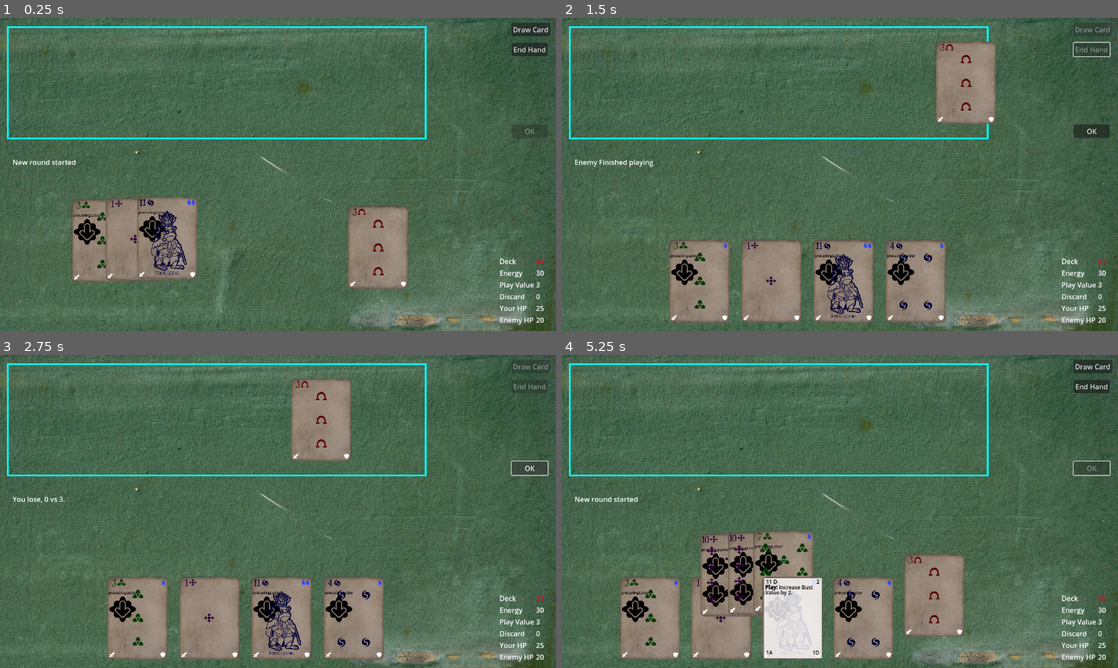
Above: before the commit, frames 1-4 (two rows, left to right).
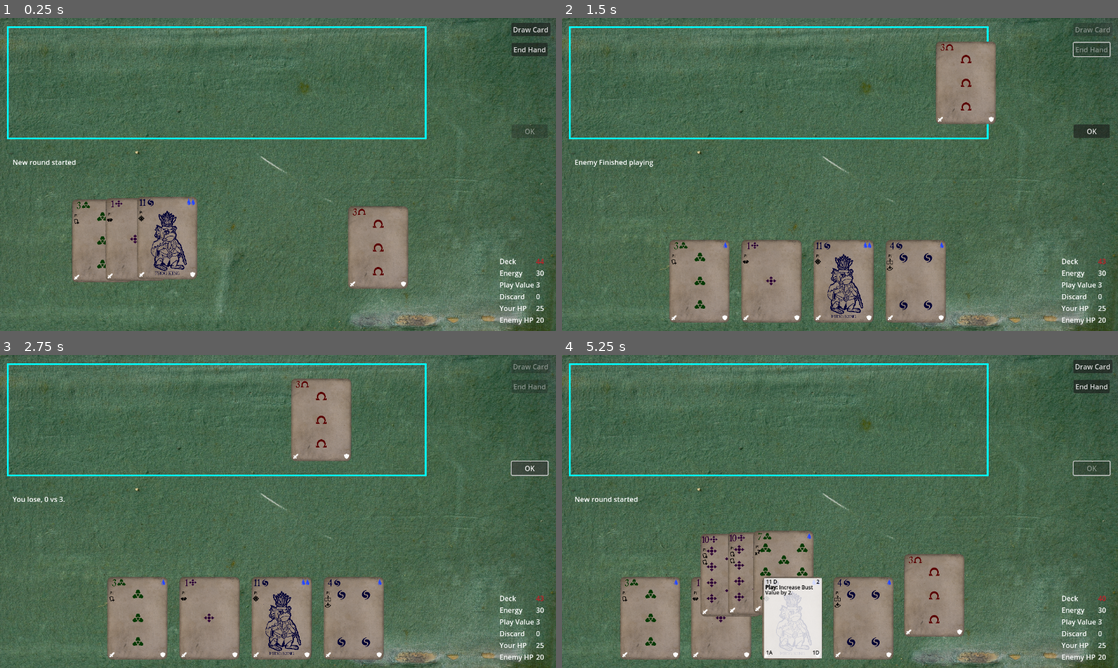
Above: after the commit, the same moments.

Repository: TicklesTheBrain/CardBuilder
Game: Godot game, scene res://game.tscn
Same seed, same stepped clock (60 frames per second), same inputs: the game is played once before the commit and once after it.
Inputs (mouse positions are in pixels of both pictures, inside the frame that each line leads up to):
- Up to frame 1 (0.25 s): no input
- Up to frame 2 (1.5 s): click "Draw Card" at 0.5 s; click "End Hand" at 1.25 s
- Up to frame 3 (2.75 s): click "OK" at 2 s
- Up to frame 4 (5.25 s): click "OK" at 2.75 s; click "OK" at 3.5 s; drag from (701, 617) to (845, 617) at 4.27 s; tap Enter at 5 s; drag from (773, 617) to (917, 617) at 5.02 s

The runs differ from the first frame. In frame 1, 0.5% of the frame differs, in the area x 13-30%, y 61-73%; in frame 2, 0.8%; in frame 3, 0.8%; in frame 4, 1.8%, in the area x 10-54%, y 60-86%.

Commit message:
Added symbols to test cards, bugfixing

Diff:
--- a/cardEffects/cardEffect.gd
+++ b/cardEffects/cardEffect.gd
@@ -10,7 +10,7 @@
 @export var followUpEffects: Array[CardEffect] = []
 @export var includeFollowUpText: bool = false
 @export var subjectActor: GameStateContext.ActorType
-@export var effectSymbols: Array[EffectDisplayProperties.SymbolFlags]
+@export var symbols: Array[EffectDisplayProperties.SymbolFlags]
 
 func trigger(ctxt: GameStateContext):
 	#print('trigger launched', conditionals)
--- a/cardImageMaker.tscn
+++ b/cardImageMaker.tscn
@@ -1,7 +1,176 @@
-[gd_scene load_steps=3 format=3 uid="uid://ceyxukwff6y10"]
+[gd_scene load_steps=52 format=3 uid="uid://ceyxukwff6y10"]
 
 [ext_resource type="Script" path="res://cardImageMaker.gd" id="1_r40yl"]
+[ext_resource type="Script" path="res://cardInterfaceStuff/effectDisplayProperties.gd" id="3_i6w47"]
+[ext_resource type="Texture2D" uid="uid://dvdq4uywgjh4d" path="res://assets/cardInfoSymbols/conditionSym.png" id="3_lkrpv"]
+[ext_resource type="Texture2D" uid="uid://ctdinche2d6ok" path="res://assets/cardInfoSymbols/bustDownSym.png" id="4_b8b5a"]
+[ext_resource type="Texture2D" uid="uid://fyapjh5oi8us" path="res://assets/cardInfoSymbols/bustUpSym.png" id="5_dphs8"]
+[ext_resource type="Texture2D" uid="uid://1q1uce8mi2o8" path="res://assets/cardInfoSymbols/cardAddSym.png" id="6_20j2r"]
+[ext_resource type="Texture2D" uid="uid://djmopo04klui4" path="res://assets/cardInfoSymbols/cardDestroySym.png" id="7_36tcq"]
 [ext_resource type="PackedScene" uid="uid://c4t3gpgrn0fx3" path="res://cardImageTemplate.tscn" id="7_ndxtj"]
+[ext_resource type="Texture2D" uid="uid://b8q2qy7mxflcj" path="res://assets/cardInfoSymbols/cardDiscardSym.png" id="8_gjqwc"]
+[ext_resource type="Texture2D" uid="uid://cilwu14rk48nx" path="res://assets/cardInfoSymbols/cardDrawSym.png" id="9_nimp8"]
+[ext_resource type="Texture2D" uid="uid://ba0pkhx7d82ga" path="res://assets/cardInfoSymbols/createCardSym.png" id="10_56m5i"]
+[ext_resource type="Texture2D" uid="uid://oa16klgs2oa0" path="res://assets/cardInfoSymbols/discardSelfSym.png" id="11_ko6wj"]
+[ext_resource type="Texture2D" uid="uid://lt622qw2hgq4" path="res://assets/cardInfoSymbols/graftSym.png" id="12_2lyh2"]
+[ext_resource type="Texture2D" uid="uid://bdk735xcafq66" path="res://assets/cardInfoSymbols/manaMinusSym.png" id="13_ffxc4"]
+[ext_resource type="Texture2D" uid="uid://3xvot07h2s1b" path="res://assets/cardInfoSymbols/manaPlusSym.png" id="14_v3y2s"]
+[ext_resource type="Texture2D" uid="uid://vnkfewfkbqkc" path="res://assets/cardInfoSymbols/multiManaMinusSym.png" id="15_xg3wv"]
+[ext_resource type="Texture2D" uid="uid://dvfxh6adgm4ud" path="res://assets/cardInfoSymbols/multiManaPlusSym.png" id="16_hjnxq"]
+[ext_resource type="Texture2D" uid="uid://bn3virg4d6oip" path="res://assets/cardInfoSymbols/shieldUpSym.png" id="17_yckrr"]
+[ext_resource type="Texture2D" uid="uid://dgxe505tsdsyl" path="res://assets/cardInfoSymbols/shieldDownSym.png" id="18_vhxqw"]
+[ext_resource type="Texture2D" uid="uid://cvxr13aiv3xw6" path="res://assets/cardInfoSymbols/multiShieldSym.png" id="19_f7rn3"]
+[ext_resource type="Texture2D" uid="uid://dg0s7aahhlav6" path="res://assets/cardInfoSymbols/swordUpSym.png" id="20_b4p57"]
+[ext_resource type="Texture2D" uid="uid://coqs5xchy0834" path="res://assets/cardInfoSymbols/swordDownSym.png" id="21_qddec"]
+[ext_resource type="Texture2D" uid="uid://rrnjxbu4mjj5" path="res://assets/cardInfoSymbols/multiSwordSym.png" id="22_48ty7"]
+[ext_resource type="Texture2D" uid="uid://0phbw3dey6cw" path="res://assets/cardInfoSymbols/xUpSym.png" id="23_co0cm"]
+[ext_resource type="Texture2D" uid="uid://c3fdci3uqpuvr" path="res://assets/cardInfoSymbols/xDownSym.png" id="24_5gaie"]
+[ext_resource type="Texture2D" uid="uid://dubjgun2j3bsb" path="res://assets/cardInfoSymbols/xUnknownSym.png" id="25_uc2yd"]
+[ext_resource type="Texture2D" uid="uid://d0y3xgdyqggy8" path="res://assets/cardInfoSymbols/modifierSym.png" id="26_bbus4"]
+
+[sub_resource type="Resource" id="Resource_si11j"]
+script = ExtResource("3_i6w47")
+cardEffectSymbolFlag = 0
+identifier = ""
+texture = ExtResource("4_b8b5a")
+
+[sub_resource type="Resource" id="Resource_23cca"]
+script = ExtResource("3_i6w47")
+cardEffectSymbolFlag = 1
+identifier = ""
+texture = ExtResource("5_dphs8")
+
+[sub_resource type="Resource" id="Resource_hp68o"]
+script = ExtResource("3_i6w47")
+cardEffectSymbolFlag = 2
+identifier = ""
+texture = ExtResource("6_20j2r")
+
+[sub_resource type="Resource" id="Resource_qhiwk"]
+script = ExtResource("3_i6w47")
+cardEffectSymbolFlag = 3
+identifier = ""
+texture = ExtResource("7_36tcq")
+
+[sub_resource type="Resource" id="Resource_2yugf"]
+script = ExtResource("3_i6w47")
+cardEffectSymbolFlag = 4
+identifier = ""
+texture = ExtResource("8_gjqwc")
+
+[sub_resource type="Resource" id="Resource_3q57m"]
+script = ExtResource("3_i6w47")
+cardEffectSymbolFlag = 5
+identifier = ""
+texture = ExtResource("9_nimp8")
+
+[sub_resource type="Resource" id="Resource_okoi8"]
+script = ExtResource("3_i6w47")
+cardEffectSymbolFlag = 6
+identifier = ""
+texture = ExtResource("10_56m5i")
+
+[sub_resource type="Resource" id="Resource_f2dl7"]
+script = ExtResource("3_i6w47")
+cardEffectSymbolFlag = 7
+identifier = ""
+texture = ExtResource("11_ko6wj")
+
+[sub_resource type="Resource" id="Resource_qjv0l"]
+script = ExtResource("3_i6w47")
+cardEffectSymbolFlag = 8
+identifier = ""
+texture = ExtResource("12_2lyh2")
+
+[sub_resource type="Resource" id="Resource_8mg32"]
+script = ExtResource("3_i6w47")
+cardEffectSymbolFlag = 9
+identifier = ""
+texture = ExtResource("13_ffxc4")
+
+[sub_resource type="Resource" id="Resource_5ru8q"]
+script = ExtResource("3_i6w47")
+cardEffectSymbolFlag = 10
+identifier = ""
+texture = ExtResource("14_v3y2s")
+
+[sub_resource type="Resource" id="Resource_ge3rs"]
+script = ExtResource("3_i6w47")
+cardEffectSymbolFlag = 11
+identifier = ""
+texture = ExtResource("15_xg3wv")
+
+[sub_resource type="Resource" id="Resource_85sy8"]
+script = ExtResource("3_i6w47")
+cardEffectSymbolFlag = 12
+identifier = ""
+texture = ExtResource("16_hjnxq")
+
+[sub_resource type="Resource" id="Resource_rfcp4"]
+script = ExtResource("3_i6w47")
+cardEffectSymbolFlag = 13
+identifier = ""
+texture = ExtResource("17_yckrr")
+
+[sub_resource type="Resource" id="Resource_w5ssd"]
+script = ExtResource("3_i6w47")
+cardEffectSymbolFlag = 14
+identifier = ""
+texture = ExtResource("18_vhxqw")
+
+[sub_resource type="Resource" id="Resource_3stci"]
+script = ExtResource("3_i6w47")
+cardEffectSymbolFlag = 18
+identifier = ""
+texture = ExtResource("19_f7rn3")
+
+[sub_resource type="Resource" id="Resource_6cg1p"]
+script = ExtResource("3_i6w47")
+cardEffectSymbolFlag = 16
+identifier = ""
+texture = ExtResource("20_b4p57")
+
+[sub_resource type="Resource" id="Resource_4kcd4"]
+script = ExtResource("3_i6w47")
+cardEffectSymbolFlag = 17
+identifier = ""
+texture = ExtResource("21_qddec")
+
+[sub_resource type="Resource" id="Resource_u8jst"]
+script = ExtResource("3_i6w47")
+cardEffectSymbolFlag = 18
+identifier = ""
+texture = ExtResource("22_48ty7")
+
+[sub_resource type="Resource" id="Resource_7cvb4"]
+script = ExtResource("3_i6w47")
+cardEffectSymbolFlag = 19
+identifier = ""
+texture = ExtResource("23_co0cm")
+
+[sub_resource type="Resource" id="Resource_8fe4m"]
+script = ExtResource("3_i6w47")
+cardEffectSymbolFlag = 20
+identifier = ""
+texture = ExtResource("24_5gaie")
+
+[sub_resource type="Resource" id="Resource_n4tox"]
+script = ExtResource("3_i6w47")
+cardEffectSymbolFlag = 21
+identifier = ""
+texture = ExtResource("25_uc2yd")
+
+[sub_resource type="Resource" id="Resource_otds3"]
+script = ExtResource("3_i6w47")
+cardEffectSymbolFlag = 22
+identifier = ""
+texture = ExtResource("26_bbus4")
+
+[sub_resource type="Resource" id="Resource_h8um3"]
+script = ExtResource("3_i6w47")
+cardEffectSymbolFlag = 23
+identifier = ""
+texture = ExtResource("3_lkrpv")
 
 [node name="CardImageMaker" type="Node2D"]
 script = ExtResource("1_r40yl")
@@ -10,3 +179,5 @@
 metadata/_edit_vertical_guides_ = [-249.0]
 
 [node name="SubViewport" parent="." instance=ExtResource("7_ndxtj")]
+cardEffectSymbolReference = Array[ExtResource("3_i6w47")]([SubResource("Resource_si11j"), SubResource("Resource_23cca"), SubResource("Resource_hp68o"), SubResource("Resource_qhiwk"), SubResource("Resource_2yugf"), SubResource("Resource_3q57m"), SubResource("Resource_okoi8"), SubResource("Resource_f2dl7"), SubResource("Resource_qjv0l"), SubResource("Resource_8mg32"), SubResource("Resource_5ru8q"), SubResource("Resource_ge3rs"), SubResource("Resource_85sy8"), SubResource("Resource_rfcp4"), SubResource("Resource_w5ssd"), SubResource("Resource_3stci"), SubResource("Resource_6cg1p"), SubResource("Resource_4kcd4"), SubResource("Resource_u8jst"), SubResource("Resource_7cvb4"), SubResource("Resource_8fe4m"), SubResource("Resource_n4tox"), SubResource("Resource_otds3"), SubResource("Resource_h8um3")])
+playConditionSymbol = ExtResource("3_lkrpv")
--- a/cardImageTemplate.gd
+++ b/cardImageTemplate.gd
@@ -24,22 +24,28 @@
 
 var columnNodes = []
 
+func symbolArrayReduce(acc, source):
+	var a = []
+	a.append_array(acc)
+	a.append_array(source.symbols)
+	return a
+
 func setup(cardData: CardData):
 
 	if cardData.playConditionals.size() > 0:
 		columnNodes.push_back(addSymbol(playConditionSymbol))
 
-	addSymbols(cardData.value.modifiers.map(func(m): return m.modifierName), cardEffectSymbolReference)
-	addSymbols(cardData.cost.modifiers.map(func(m): return m.modifierName), cardEffectSymbolReference)
-	addSymbols(cardData.attack.modifiers.map(func(m): return m.modifierName), cardEffectSymbolReference)
-	addSymbols(cardData.defence.modifiers.map(func(m): return m.modifierName), cardEffectSymbolReference)
-	addSymbols(cardData.startMatchEffects.map(func(m): return m.effectName), cardEffectSymbolReference, "S:")
-	addSymbols(cardData.drawEffects.map(func(m): return m.effectName), cardEffectSymbolReference, "D:")
-	addSymbols(cardData.onPlayEffects.map(func(m): return m.effectName), cardEffectSymbolReference, "P:")
-	addSymbols(cardData.onWinEffects.map(func(m): return m.effectName), cardEffectSymbolReference, "W:")
-	addSymbols(cardData.onLoseEffects.map(func(m): return m.effectName), cardEffectSymbolReference, "L:")
-	addSymbols(cardData.onBustEffects.map(func(m): return m.effectName), cardEffectSymbolReference, "B:")
-	addSymbols(cardData.endRoundEffects.map(func(m): return m.effectName), cardEffectSymbolReference, "E:")
+	addSymbols(cardData.value.modifiers.reduce(symbolArrayReduce, []), cardEffectSymbolReference)
+	addSymbols(cardData.cost.modifiers.reduce(symbolArrayReduce, []), cardEffectSymbolReference)
+	addSymbols(cardData.attack.modifiers.reduce(symbolArrayReduce, []), cardEffectSymbolReference)
+	addSymbols(cardData.defence.modifiers.reduce(symbolArrayReduce, []), cardEffectSymbolReference)
+	addSymbols(cardData.startMatchEffects.reduce(symbolArrayReduce, []), cardEffectSymbolReference, "S:")
+	addSymbols(cardData.drawEffects.reduce(symbolArrayReduce, []), cardEffectSymbolReference, "D:")
+	addSymbols(cardData.onPlayEffects.reduce(symbolArrayReduce, []), cardEffectSymbolReference, "P:")
+	addSymbols(cardData.onWinEffects.reduce(symbolArrayReduce, []), cardEffectSymbolReference, "W:")
+	addSymbols(cardData.onLoseEffects.reduce(symbolArrayReduce, []), cardEffectSymbolReference, "L:")
+	addSymbols(cardData.onBustEffects.reduce(symbolArrayReduce, []), cardEffectSymbolReference, "B:")
+	addSymbols(cardData.endRoundEffects.reduce(symbolArrayReduce, []), cardEffectSymbolReference, "E:")
 
 	if columnNodes.size() > maxColumnItems:
 		for node in columnNodes:
@@ -103,14 +109,12 @@
 func addSymbols(identifierArray, identifierReference: Array[EffectDisplayProperties], precedingLetter = null):
 	var letterAdded = false
 	for id in identifierArray:
-		if id == null:
-			continue
 		var symbolTexture = defaultSymbol
-		var matching = identifierReference.filter(func(p): return p.identifier == id)
+		var matching = identifierReference.filter(func(p): return p.cardEffectSymbolFlag == id)
 		if matching.size() > 0:
 			symbolTexture = matching[0].texture
 		if not letterAdded and precedingLetter != null:
-			columnNodes.push_back(addLetter("precedingLetter"))
+			columnNodes.push_back(addLetter(precedingLetter))
 			letterAdded = true
 		columnNodes.push_back(addSymbol(symbolTexture))
 
--- a/cardImageTemplate.tscn
+++ b/cardImageTemplate.tscn
@@ -30,6 +30,7 @@
 [ext_resource type="Texture2D" uid="uid://bn3virg4d6oip" path="res://assets/cardInfoSymbols/shieldUpSym.png" id="28_ep7gp"]
 [ext_resource type="Texture2D" uid="uid://dgxe505tsdsyl" path="res://assets/cardInfoSymbols/shieldDownSym.png" id="29_urlhp"]
 [ext_resource type="Texture2D" uid="uid://cvxr13aiv3xw6" path="res://assets/cardInfoSymbols/multiShieldSym.png" id="30_nod7w"]
+[ext_resource type="Texture2D" uid="uid://fbt6t80wpfpf" path="res://assets/cardInfoSymbols/chooseSym.png" id="31_5d3cu"]
 [ext_resource type="Texture2D" uid="uid://dg0s7aahhlav6" path="res://assets/cardInfoSymbols/swordUpSym.png" id="31_hbsox"]
 [ext_resource type="Texture2D" uid="uid://coqs5xchy0834" path="res://assets/cardInfoSymbols/swordDownSym.png" id="32_fdf8n"]
 [ext_resource type="Texture2D" uid="uid://rrnjxbu4mjj5" path="res://assets/cardInfoSymbols/multiSwordSym.png" id="33_vgrqk"]
@@ -200,6 +201,12 @@
 cardEffectSymbolFlag = 22
 identifier = ""
 texture = ExtResource("37_sv7v1")
+
+[sub_resource type="Resource" id="Resource_cc12k"]
+script = ExtResource("15_mwoi4")
+cardEffectSymbolFlag = 24
+identifier = ""
+texture = ExtResource("31_5d3cu")
 
 [node name="SubViewport" type="SubViewport" node_paths=PackedStringArray("infoSymbolsColumn", "infoColumnLetter", "infoColumnSymbol", "numberLabel", "cornerSymbol", "symbolPositions", "coloredGroup", "doublingMana", "doublingShield", "doublingSword", "cardFace", "cardNameLabel")]
 transparent_bg = true
@@ -220,7 +227,7 @@
 cardFace = NodePath("DebugNestingLevel/ColoredGroup/TextureRect")
 cardNameLabel = NodePath("DebugNestingLevel/ColoredGroup/cardName")
 typeProperties = Array[ExtResource("3_rpyhr")]([SubResource("Resource_ve20g"), SubResource("Resource_11f8w"), SubResource("Resource_kggi4"), SubResource("Resource_cqa7h")])
-cardEffectSymbolReference = Array[ExtResource("15_mwoi4")]([ …(671 unchanged characters)… e_n4tox"), SubResource("Resource_otds3")])
+cardEffectSymbolReference = Array[ExtResource("15_mwoi4")]([ …(671 unchanged characters)… e_n4tox"), SubResource("Resource_otds3"), SubResource("Resource_cc12k")])
 defaultSymbol = ExtResource("38_qyqde")
 
 [node name="DebugNestingLevel" type="Node2D" parent="."]
--- a/cardInterfaceStuff/effectDisplayProperties.gd
+++ b/cardInterfaceStuff/effectDisplayProperties.gd
@@ -1,6 +1,6 @@
 extends CardDisplayProperties
 class_name EffectDisplayProperties
 
-enum SymbolFlags {BUST_DOWN, BUST_UP, CARD_ADD, CARD_DESTROY …(196 unchanged characters)…  X_UP, X_DOWN, X_UNKNOWN, MULTI_MODIFIER}
+enum SymbolFlags {BUST_DOWN, BUST_UP, CARD_ADD, CARD_DESTROY …(196 unchanged characters)…  X_UP, X_DOWN, X_UNKNOWN, MULTI_MODIFIER, CONDITIONAL, CHOOSE}
 
 @export var cardEffectSymbolFlag: SymbolFlags
--- a/content/test_cards.tres
+++ b/content/test_cards.tres
@@ -19,6 +19,8 @@
 [ext_resource type="Script" path="res://cardEffects/ceSetValueToPrevious.gd" id="16_7u532"]
 [ext_resource type="Script" path="res://conditionals/conditionalAmount.gd" id="17_703uu"]
 [ext_resource type="Script" path="res://cardAbstractions/cardTemplatePackage.gd" id="19_47fy2"]
+[ext_resource type="Script" path="res://cardEffects/ceDiscardSelf.gd" id="19_bwy3c"]
+[ext_resource type="Script" path="res://cardEffects/ceGraft.gd" id="21_c8x8g"]
 
 [sub_resource type="Resource" id="Resource_oams6"]
 script = ExtResource("1_5jvcn")
@@ -53,7 +55,7 @@
 setTo = 0
 type = 1
 capAtZero = true
-modifierSymbols = Array[int]([])
+symbols = Array[int]([19])
 inEffect = true
 staticText = ""
 modifierName = ""
@@ -118,7 +120,7 @@
 shift = -1
 type = 0
 capAtZero = true
-modifierSymbols = Array[int]([])
+symbols = Array[int]([])
 inEffect = true
 staticText = ""
 modifierName = ""
@@ -142,7 +144,7 @@
 followUpEffects = Array[Resource("res://cardEffects/cardEffect.gd")]([])
 includeFollowUpText = false
 subjectActor = 0
-effectSymbols = Array[int]([])
+symbols = Array[int]([11])
 
 [sub_resource type="Resource" id="Resource_he6j3"]
 script = ExtResource("3_oubj8")
@@ -212,7 +214,7 @@
 followUpEffects = Array[Resource("res://cardEffects/cardEffect.gd")]([])
 includeFollowUpText = false
 subjectActor = 0
-effectSymbols = Array[int]([])
+symbols = Array[int]([5])
 
 [sub_resource type="Resource" id="Resource_swqpn"]
 script = ExtResource("3_oubj8")
@@ -291,7 +293,7 @@
 followUpEffects = Array[Resource("res://cardEffects/cardEffect.gd")]([])
 includeFollowUpText = false
 subjectActor = 0
-effectSymbols = Array[int]([])
+symbols = Array[int]([23, 5])
 
 [sub_resource type="Resource" id="Resource_o4n8o"]
 script = ExtResource("3_oubj8")
@@ -360,7 +362,7 @@
 followUpEffects = Array[Resource("res://cardEffects/cardEffect.gd")]([])
 includeFollowUpText = false
 subjectActor = 0
-effectSymbols = Array[int]([])
+symbols = Array[int]([4])
 
 [sub_resource type="Resource" id="Resource_16xpr"]
 script = ExtResource("3_oubj8")
@@ -430,7 +432,7 @@
 followUpEffects = Array[Resource("res://cardEffects/cardEffect.gd")]([])
 includeFollowUpText = false
 subjectActor = 0
-effectSymbols = Array[int]([])
+symbols = Array[int]([10])
 
 [sub_resource type="Resource" id="Resource_4xg7e"]
 script = ExtResource("3_oubj8")
@@ -501,7 +503,7 @@
 nonStatic = true
 type = 1
 capAtZero = true
-modifierSymbols = Array[int]([])
+symbols = Array[int]([21])
 inEffect = true
 staticText = ""
 modifierName = ""
@@ -576,7 +578,7 @@
 followUpEffects = Array[Resource("res://cardEffects/cardEffect.gd")]([])
 includeFollowUpText = false
 subjectActor = 0
-effectSymbols = Array[int]([])
+symbols = Array[int]([24, 2])
 
 [sub_resource type="Resource" id="Resource_hmdcc"]
 script = ExtResource("3_oubj8")
@@ -662,7 +664,7 @@
 followUpEffects = Array[Resource("res://cardEffects/cardEffect.gd")]([])
 includeFollowUpText = false
 subjectActor = 0
-effectSymbols = Array[int]([])
+symbols = Array[int]([1])
 
 [sub_resource type="Resource" id="Resource_pfffg"]
 script = ExtResource("3_oubj8")
@@ -748,7 +750,7 @@
 followUpEffects = Array[Resource("res://cardEffects/cardEffect.gd")]([])
 includeFollowUpText = false
 subjectActor = 0
-effectSymbols = Array[int]([])
+symbols = Array[int]([0])
 
 [sub_resource type="Resource" id="Resource_5mm3t"]
 script = ExtResource("3_oubj8")
@@ -818,7 +820,7 @@
 followUpEffects = Array[Resource("res://cardEffects/cardEffect.gd")]([])
 includeFollowUpText = false
 subjectActor = 0
-effectSymbols = Array[int]([])
+symbols = Array[int]([2])
 
 [sub_resource type="Resource" id="Resource_qs1yb"]
 script = ExtResource("3_oubj8")
@@ -886,7 +888,7 @@
 cutoffCriteriaParam = 1
 type = 1
 capAtZero = true
-modifierSymbols = Array[int]([])
+symbols = Array[int]([])
 inEffect = true
 staticText = ""
 modifierName = ""
@@ -910,7 +912,7 @@
 followUpEffects = Array[Resource("res://cardEffects/cardEffect.gd")]([])
 includeFollowUpText = false
 subjectActor = 0
-effectSymbols = Array[int]([])
+symbols = Array[int]([22])
 
 [sub_resource type="Resource" id="Resource_m3o81"]
 script = ExtResource("3_oubj8")
@@ -980,7 +982,7 @@
 followUpEffects = Array[Resource("res://cardEffects/cardEffect.gd")]([])
 includeFollowUpText = false
 subjectActor = 0
-effectSymbols = Array[int]([])
+symbols = Array[int]([5])
 
 [sub_resource type="Resource" id="Resource_aeh5k"]
 script = ExtResource("3_oubj8")
@@ -1050,7 +1052,7 @@
 followUpEffects = Array[Resource("res://cardEffects/cardEffect.gd")]([])
 includeFollowUpText = false
 subjectActor = 0
-effectSymbols = Array[int]([])
+symbols = Array[int]([9])
 
 [sub_resource type="Resource" id="Resource_thuiu"]
 script = ExtResource("3_oubj8")
@@ -1115,7 +1117,7 @@
 increaseOnMerge = false
 type = 1
 capAtZero = true
-modifierSymbols = Array[int]([])
+symbols = Array[int]([])
 inEffect = true
 staticText = ""
 modifierName = ""
@@ -1138,7 +1140,7 @@
 followUpEffects = Array[Resource("res://cardEffects/cardEffect.gd")]([])
 includeFollowUpText = false
 subjectActor = 0
-effectSymbols = Array[int]([])
+symbols = Array[int]([21])
 
 [sub_resource type="Resource" id="Resource_ad17n"]
 script = ExtResource("3_oubj8")
@@ -1282,7 +1284,7 @@
 followUpEffects = Array[Resource("res://cardEffects/cardEffect.gd")]([])
 includeFollowUpText = false
 subjectActor = 0
-effectSymbols = Array[int]([])
+symbols = Array[int]([])
 
 [sub_resource type="Resource" id="Resource_81elk"]
 script = ExtResource("7_uut4y")
@@ -1295,7 +1297,7 @@
 followUpEffects = Array[Resource("res://cardEffects/cardEffect.gd")]([SubResource("Resource_nmgbw")])
 includeFollowUpText = true
 subjectActor = 0
-effectSymbols = Array[int]([])
+symbols = Array[int]([23, 5, 4])
 
 [sub_resource type="Resource" id="Resource_c46vx"]
 script = ExtResource("3_oubj8")
@@ -1364,7 +1366,7 @@
 followUpEffects = Array[Resource("res://cardEffects/cardEffect.gd")]([])
 includeFollowUpText = false
 subjectActor = 0
-effectSymbols = Array[int]([])
+symbols = Array[int]([4])
 
 [sub_resource type="Resource" id="Resource_ucj0k"]
 script = ExtResource("7_uut4y")
@@ -1377,7 +1379,7 @@
 followUpEffects = Array[Resource("res://cardEffects/cardEffect.gd")]([])
 includeFollowUpText = false
 subjectActor = 0
-effectSymbols = Array[int]([])
+symbols = Array[int]([5])
 
 [sub_resource type="Resource" id="Resource_r75yl"]
 script = ExtResource("3_oubj8")
@@ -1436,6 +1438,93 @@
 staticText = ""
 capAtZero = false
 
+[sub_resource type="Resource" id="Resource_a734m"]
+script = ExtResource("1_5jvcn")
+baseValue = 1
+type = 2
+modifiers = Array[Resource("res://modifiers/modifier.gd")]([])
+staticText = ""
+capAtZero = false
+
+[sub_resource type="Resource" id="Resource_qow3h"]
+script = ExtResource("1_5jvcn")
+baseValue = -1
+type = 0
+modifiers = Array[Resource("res://modifiers/modifier.gd")]([])
+staticText = ""
+capAtZero = false
+
+[sub_resource type="Resource" id="Resource_rm17h"]
+script = ExtResource("1_5jvcn")
+baseValue = -1
+type = 3
+modifiers = Array[Resource("res://modifiers/modifier.gd")]([])
+staticText = ""
+capAtZero = false
+
+[sub_resource type="Resource" id="Resource_6iq3s"]
+script = ExtResource("19_bwy3c")
+discardDesitnation = 3
+effectName = ""
+staticText = "Discard itself."
+conditionals = Array[Resource("res://conditionals/conditionals.gd")]([])
+followUpEffects = Array[Resource("res://cardEffects/cardEffect.gd")]([])
+includeFollowUpText = false
+subjectActor = 0
+symbols = Array[int]([7])
+
+[sub_resource type="Resource" id="Resource_c50bb"]
+script = ExtResource("3_oubj8")
+type = 1
+
+[sub_resource type="Resource" id="Resource_35byc"]
+script = ExtResource("1_5jvcn")
+baseValue = 1
+type = 1
+modifiers = Array[Resource("res://modifiers/modifier.gd")]([])
+staticText = ""
+capAtZero = false
+
+[sub_resource type="Resource" id="Resource_toccl"]
+script = ExtResource("2_j5dh7")
+amount = 3
+debug = false
+cardName = ""
+graft = false
+value = SubResource("Resource_35byc")
+type = SubResource("Resource_c50bb")
+cost = SubResource("Resource_qow3h")
+attack = SubResource("Resource_a734m")
+defence = SubResource("Resource_rm17h")
+onPlayEffects = Array[Resource("res://cardEffects/cardEffect.gd")]([SubResource("Resource_6iq3s")])
+playConditionals = Array[Resource("res://conditionals/conditionals.gd")]([])
+onLoseEffects = Array[Resource("res://cardEffects/cardEffect.gd")]([])
+onWinEffects = Array[Resource("res://cardEffects/cardEffect.gd")]([])
+onBustEffects = Array[Resource("res://cardEffects/cardEffect.gd")]([])
+endRoundEffects = Array[Resource("res://cardEffects/cardEffect.gd")]([])
+drawEffects = Array[Resource("res://cardEffects/cardEffect.gd")]([])
+startMatchEffects = Array[Resource("res://cardEffects/cardEffect.gd")]([])
+
+[sub_resource type="Resource" id="Resource_8n2n2"]
+script = ExtResource("19_47fy2")
+cards = Array[ExtResource("2_j5dh7")]([SubResource("Resource_toccl")])
+
+[sub_resource type="Resource" id="Resource_x36ki"]
+script = ExtResource("21_c8x8g")
+graftCardPackage = SubResource("Resource_8n2n2")
+graftOptionsNo = 3
+cardOptions = 3
+graftOptionsSource = 0
+numberOfGrafts = 1
+debugOnly = false
+effectName = ""
+staticText = "Graft 1 card."
+conditionals = Array[Resource("res://conditionals/conditionals.gd")]([])
+followUpEffects = Array[Resource("res://cardEffects/cardEffect.gd")]([])
+includeFollowUpText = false
+subjectActor = 0
+symbols = Array[int]([8])
+
 [sub_resource type="Resource" id="Resource_5l0y0"]
 script = ExtResource("3_oubj8")
 type = 3
@@ -1460,7 +1549,7 @@
 cost = SubResource("Resource_h57qx")
 attack = SubResource("Resource_uuod1")
 defence = SubResource("Resource_hsj33")
-onPlayEffects = Array[Resource("res://cardEffects/cardEffect.gd")]([])
+onPlayEffects = Array[Resource("res://cardEffects/cardEffect.gd")]([SubResource("Resource_x36ki")])
 playConditionals = Array[Resource("res://conditionals/conditionals.gd")]([])
 onLoseEffects = Array[Resource("res://cardEffects/cardEffect.gd")]([])
 onWinEffects = Array[Resource("res://cardEffects/cardEffect.gd")]([])
--- a/modifiers/paramModifier.gd
+++ b/modifiers/paramModifier.gd
@@ -3,7 +3,7 @@
 
 @export var type: CardParam.ParamType
 @export var capAtZero: bool = true
-@export var modifierSymbols: Array[EffectDisplayProperties.SymbolFlags]
+@export var symbols: Array[EffectDisplayProperties.SymbolFlags]
 
 func calculate(ctxt: GameStateContext, currValue: int, card: CardData) -> int:
     if not active:
Binary file added: assets/cardInfoSymbols/chooseSym.png
Not shown, added: assets/cardInfoSymbols/chooseSym.png.import
Not shown: 1 places in cardImageTemplate.tscn that only renumber resources
Not shown: 1 places in content/test_cards.tres that only renumber resources
